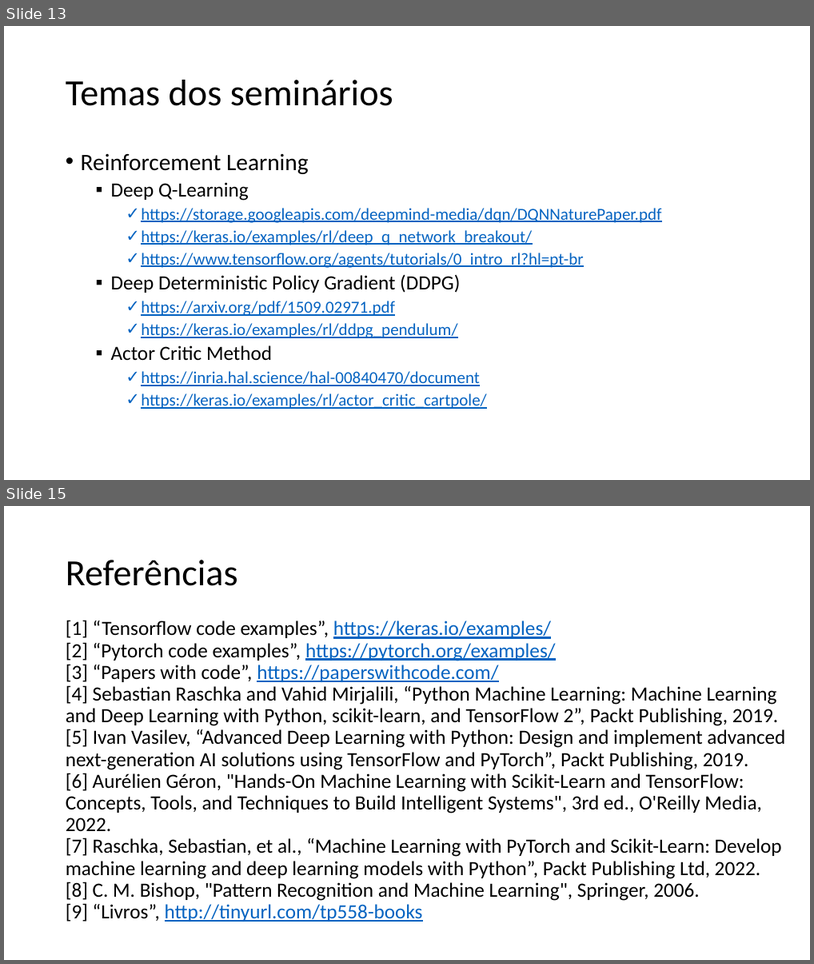
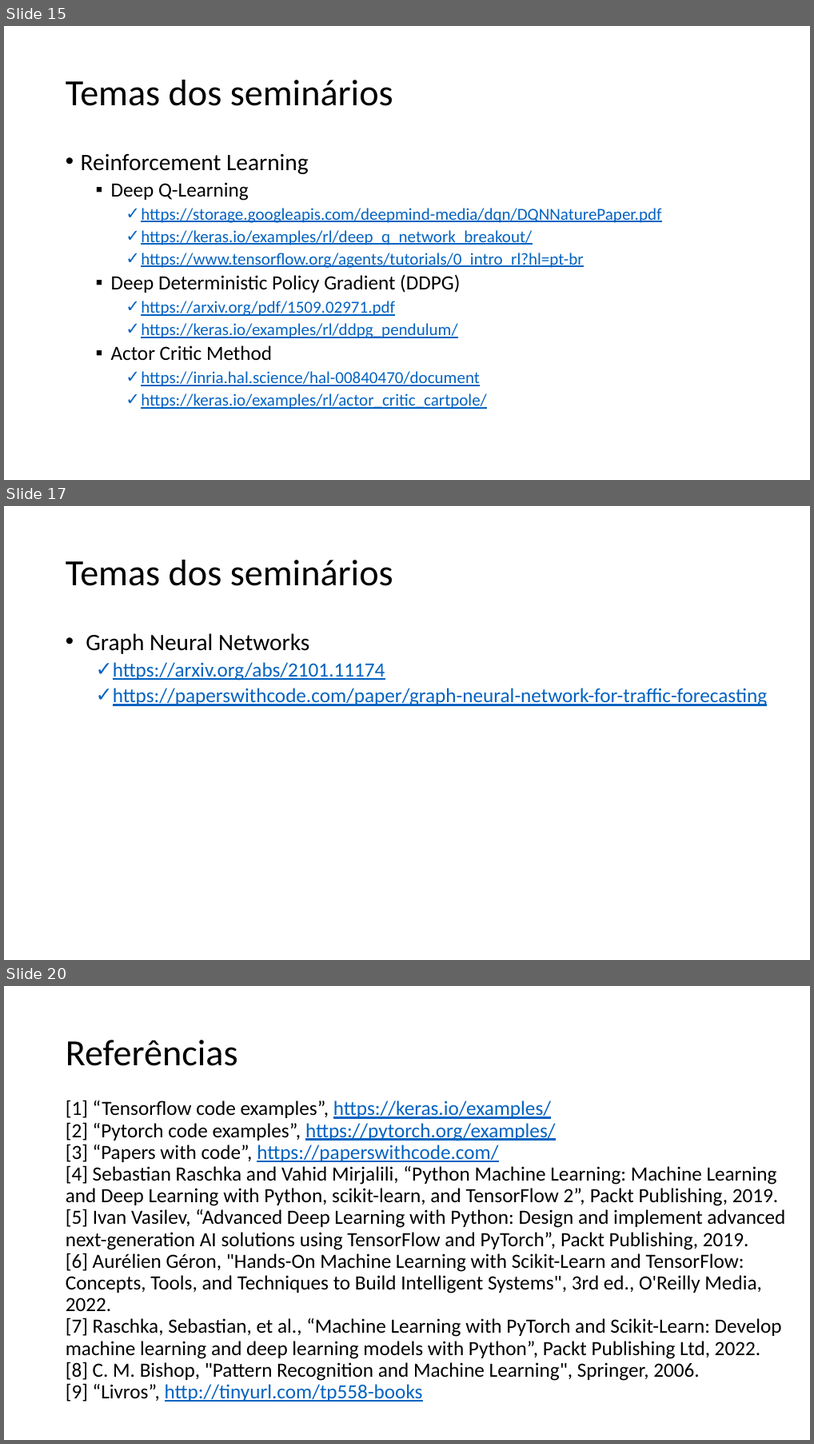
Before and after one commit to zz4fap/tp558-adv-ml, a slide deck: slides/TP558_1_Introdução_ao_curso.pptx. Shown one above the other, each under a label of ours: slides 13 and 15 before the commit, slides 15, 17 and 20 after it; the slides between them are not shown. The pictures are 814x964 and 814x1444 pixels, drawn with LibreOffice and Linux fonts; fonts in the diff are those of the drawing. Boxes give left, top, right and bottom in pixels: in the first picture for what was removed or moved away, otherwise in the second. Text is boxed around its words. In the diff, an @@ line names an element or a change of style, - is before the commit and + after.

```diff
--- a/slides/TP558_1_Introdução_ao_curso.pptx
+++ b/slides/TP558_1_Introdução_ao_curso.pptx
@@ slide 17 added at [4,506,810,960], background #FFFFFF @@
@@ title added at [66,560,394,586], 44 pt, text #000000 @@
+Temas dos seminários
@@ text added at [86,633,767,706], 24 pt, text #0563C1, underline @@
+• Graph Neural Networks
+  ✓ https://arxiv.org/abs/2101.11174
+  ✓ https://paperswithcode.com/paper/graph-neural-network-for-traffic-forecasting
@@ what was slide 13 is now slide 15 @@
@@ what was slide 15 is now slide 20 @@
```
Also in this commit, not shown: 3 slides changed, 4 other slides added, 2 other files.
